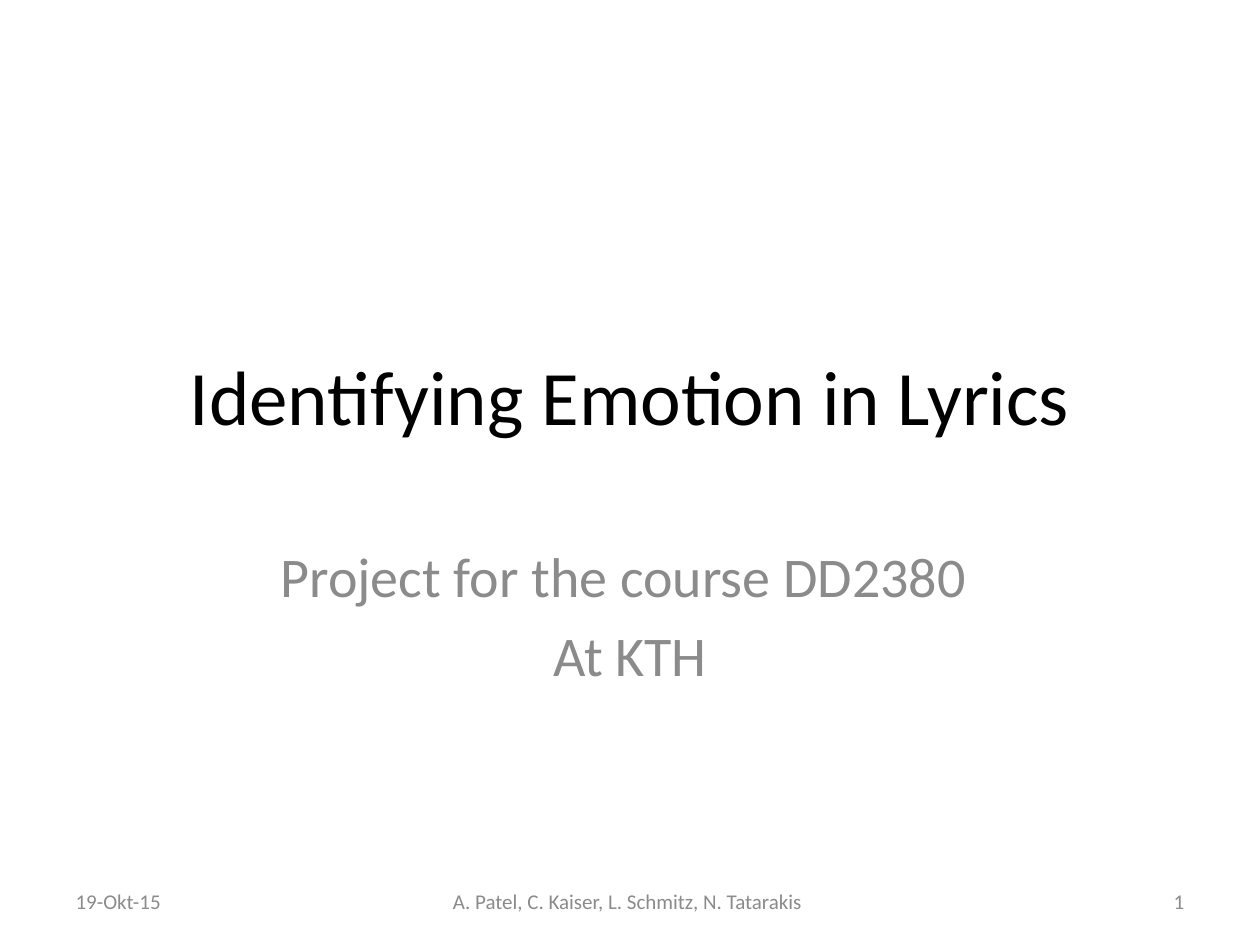
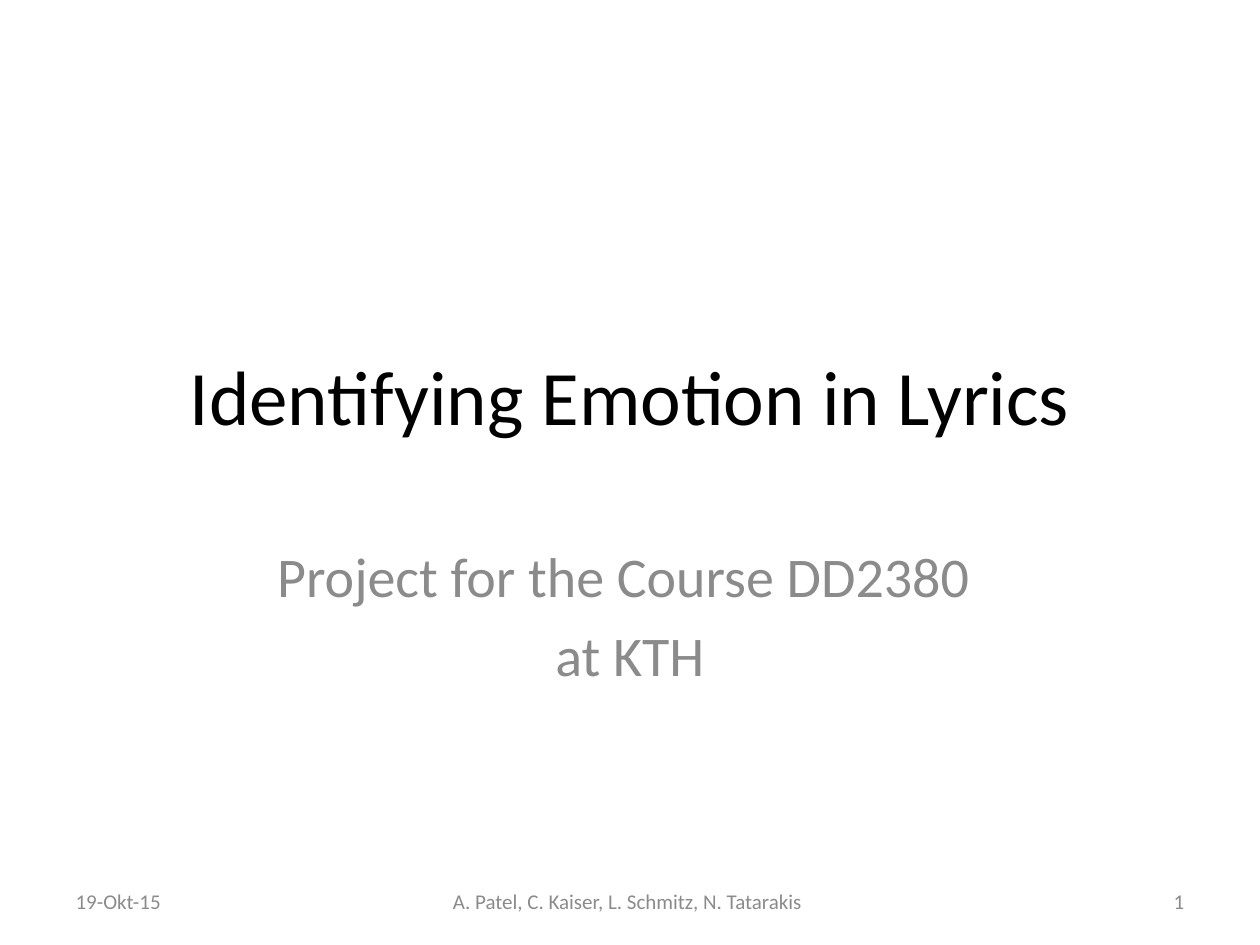
Before and after one commit to schmitzl/AI_project, a slide deck: slide 1 of Presentation/AI_project_presentation.pptx. Drawn at 1260x945 pixels with LibreOffice and Linux fonts; fonts in the diff are those of the drawing. Boxes give left, top, right and bottom in pixels: in the first picture for what was removed or moved away, otherwise in the second. Text is boxed around its words. In the diff, an @@ line names an element or a change of style, - is before the commit and + after.

```diff
--- a/Presentation/AI_project_presentation.pptx
+++ b/Presentation/AI_project_presentation.pptx
@@ subtitle at bbox=[277, 558, 969, 677]: text changed @@
-Project for the course DD2380
-At KTH
+Project for the Course DD2380
+at KTH
```
Also in this commit, not shown: 1 slide removed.
